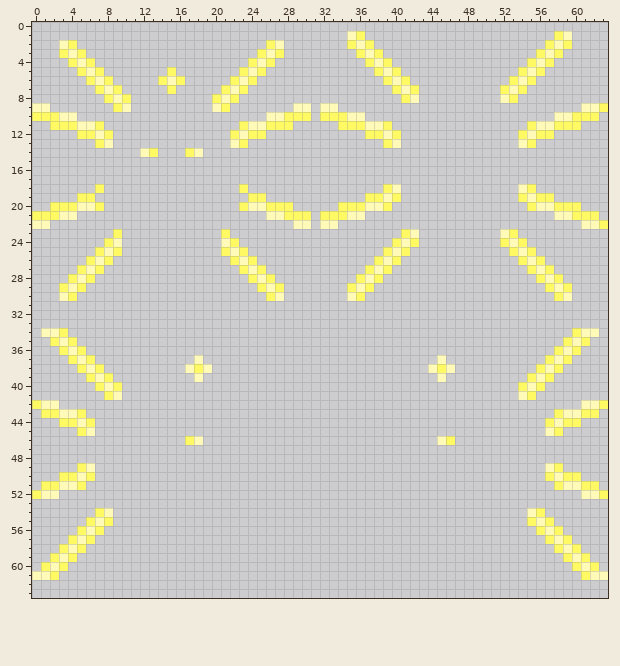
Edited in one commit: pixel-art sprite (Resources/Textures/Vanilla/Mobs/Silicon/chassis.rsi/R1_Enabled.png). That is the earlier state.
The file is 64x64 pixels.
New version:
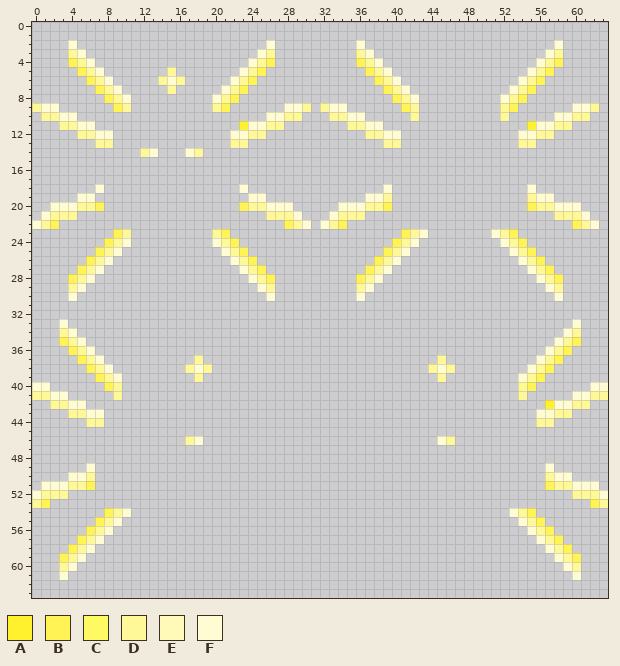
Palette (. is transparent): A #fff12e  B #fff355  C #fffa63  D #fff898  E #fffab7  F #fffcd3
Changes in this commit:
Changed rows in their new state; - is an unchanged pixel.
first column x 0:
 1 -----------------------------------..---------------------..----
 2 ---.F---------------------F.-------.F.-------------------.F.----
 3 ---.DF-------------------FD.--------DF.-----------------.FD-----
 4 ----BDF-----------------FDB---------BDF.---------------.FDB-----
 5 -----BDF-------D-------FDB-----------BDF.-------------.FDB------
 6 ------BDF-----DFD-----FDB-------------BDF.-----------.FDB-------
 7 -------BDF-----D-----FDB---------------BDF.---------.FDB--------
 8 --------BDF---------FDB-----------------BDF---------FDB---------
 9 DFF------BD---------DB------FFD-DFF------BD---------DB------FFD.
10 .DDFF---------------------FFDD.-.DDFF-----D---------D-----FFDD.-
11 --.DDFF.---------------AFFDD.-----.DDFF.---------------AFFDD.---
12 -----DDFF-------------FFDD-----------DDFF-------------FFDD------
13 -------DD-------------DD---------------DD-------------DD--------
14 ------------DF---FD---------------------------------------------
first column x 0:
18 -------F---------------F---------------F.-------------.F--------
19 -----FF-----------------FF-----------FFD.-------------.DFF------
20 --FFFDDB---------------BDDFFF-----FFFDDB---------------BDDFFF---
21 .FDDD---------------------DDDF.-.FDDD---------------------DDDF.-
22 FDB-------------------------BDF-FDB-------------------------BDF.
23 ---------BD---------DB-------------------BDF-------FDB----------
24 --------BDF---------FDB-----------------BDF---------FDB---------
25 -------BDF-----------FDB---------------BDF-----------FDB--------
26 ------BDF-------------FDB-------------BDF-------------FDB-------
27 -----BDF---------------FDB-----------BDF---------------FDB------
28 ----BDF-----------------FDB---------BDF-----------------FDB-----
29 ---.DF-------------------FD.-------.DF-------------------FD.----
30 ---.F---------------------F.-------.F---------------------F.----
33 ---F--------------------------------------------------------F---
34 -..DF------------------------------------------------------FD..-
35 --.BDF----------------------------------------------------FDB.--
36 ---.BDF--------------------------------------------------FDB.---
37 ----.BDF----------D--------------------------D----------FDB.----
38 -----.BDF--------DFD------------------------DFD--------FDB.-----
39 ------.BDF--------D--------------------------D--------FDB.------
40 FF-----.BD--------------------------------------------DB.-----FF
41 DDFF----.D--------------------------------------------D.----FFDD
42 ..DDFF---------------------------------------------------AFFDD..
43 -...DDFF------------------------------------------------FFDD...-
44 ---...DD------------------------------------------------DD...---
45 -----..--------------------------------------------------..-----
46 -----------------DF--------------------------FD-----------------
49 -----.F--------------------------------------------------F.-----
50 ---.FFD--------------------------------------------------DFF.---
51 -FFFDDB--------------------------------------------------BDDFFF-
52 FDDD--------------------------------------------------------DDDF
53 DB------------------------------------------------------------BD
54 -------.BDF------------------------------------------FDB.-------
55 ------.BDF--------------------------------------------FDB.------
56 -----.BDF----------------------------------------------FDB.-----
57 ----.BDF------------------------------------------------FDB.----
58 ---.BDF--------------------------------------------------FDB.---
59 --.BDF----------------------------------------------------FDB.--
60 -..DF------------------------------------------------------FD..-
61 ...F--------------------------------------------------------F...
